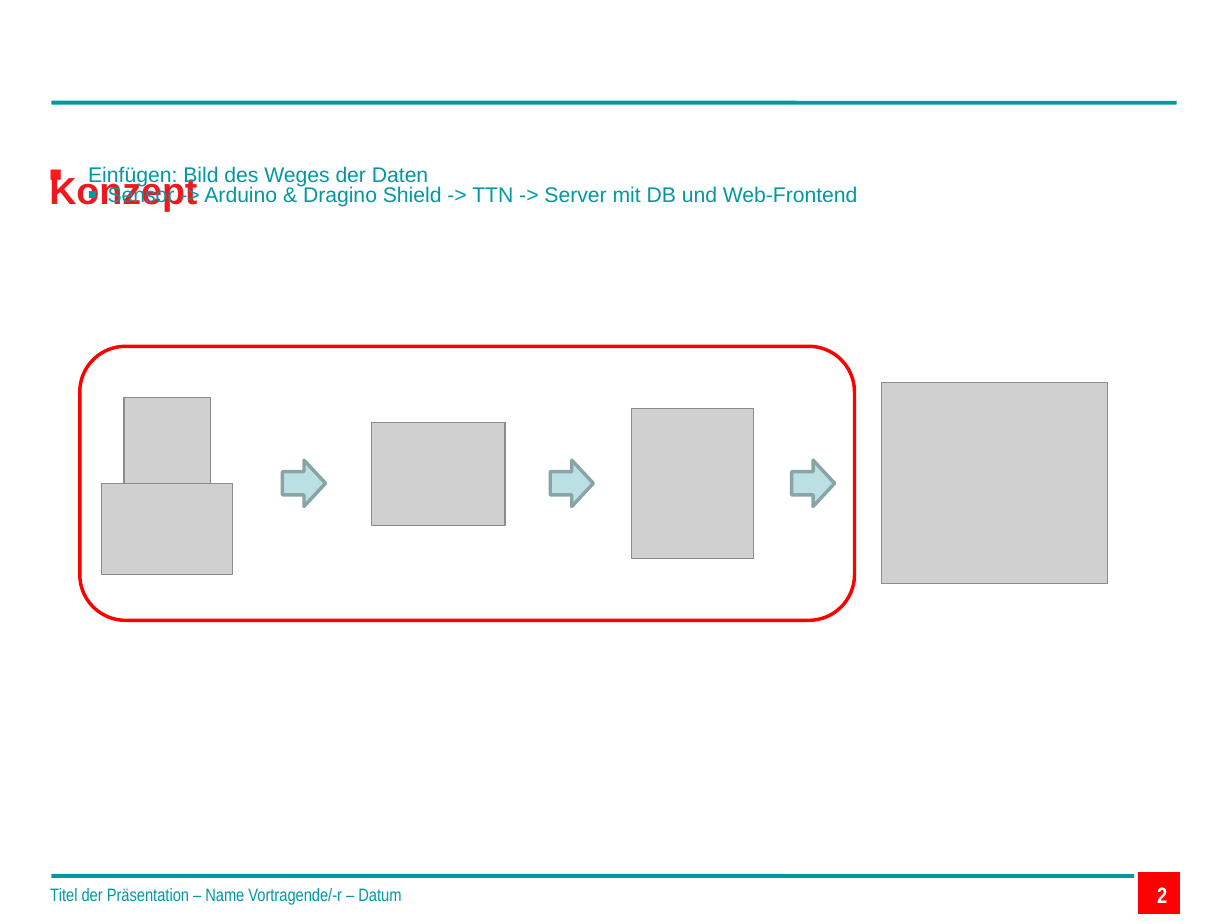
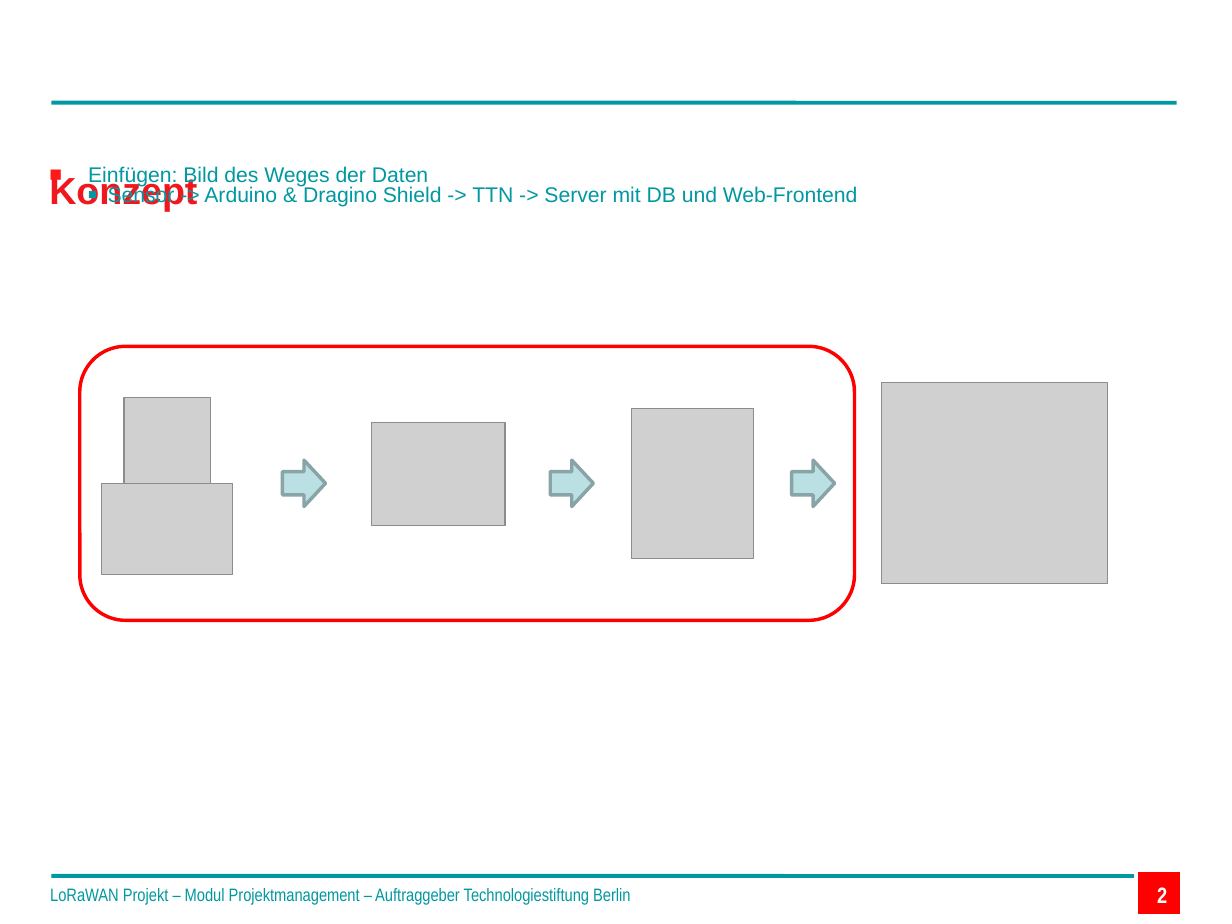
Before and after one commit to technologiestiftung/flussbad, a slide deck: slide 2 of doc/Praesentation_Meeting_13.06.2017.odp. Drawn at 1232x924 pixels with LibreOffice and Linux fonts; fonts in the diff are those of the drawing; grey boxes stand for pictures; background and template pictures are left out. Boxes give left, top, right and bottom in pixels: in the first picture for what was removed or moved away, otherwise in the second. Text is boxed around its words. In the diff, an @@ line names an element or a change of style, - is before the commit and + after.

```diff
--- a/doc/Praesentation_Meeting_13.06.2017.odp
+++ b/doc/Praesentation_Meeting_13.06.2017.odp
@@ text at (x1=50, y1=888, x2=630, y2=905): text changed @@
-Titel der Präsentation – Name Vortragende/-r – Datum
+LoRaWAN Projekt – Modul Projektmanagement – Auftraggeber Technologiestiftung Berlin
```
Also in this commit, not shown: 3 other slides changed, 2 slides added, 2 slides removed, 2 other files.
